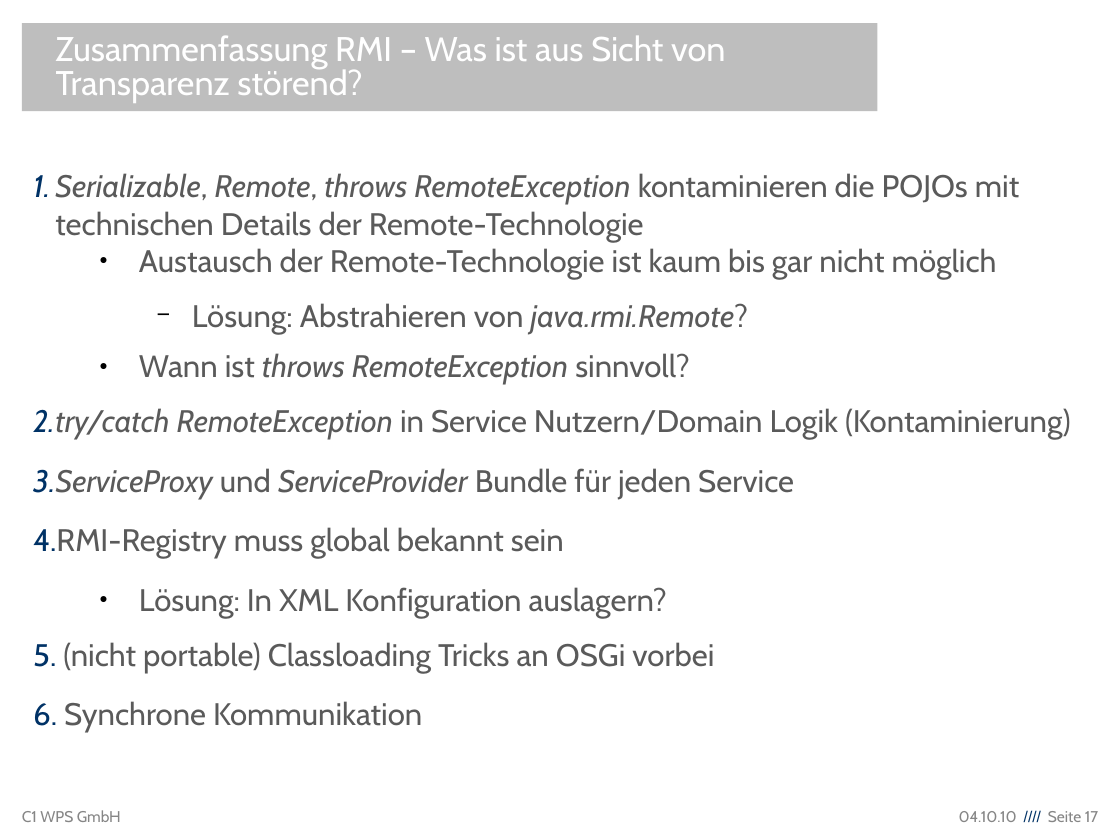
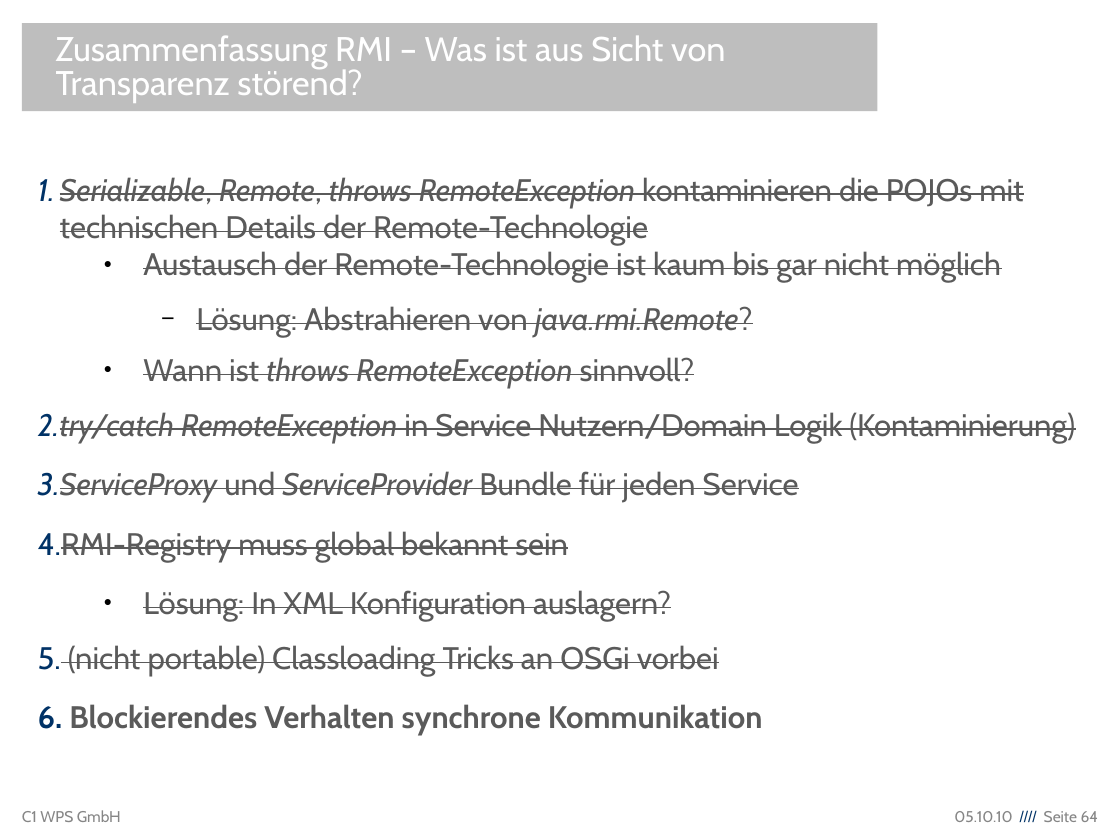
Before and after one commit to lemmy/org.eclipse.ecf.winterschool, a slide deck: slide 64 of org.eclipse.ecf.winterschool/EclipseCommunicationFramework.odp (slide 17 before the commit). Drawn at 1120x840 pixels with LibreOffice and Linux fonts; fonts in the diff are those of the drawing; background and template pictures are left out. Boxes give left, top, right and bottom in pixels: in the first picture for what was removed or moved away, otherwise in the second. Text is boxed around its words. In the diff, an @@ line names an element or a change of style, - is before the commit and + after.

```diff
--- a/org.eclipse.ecf.winterschool/EclipseCommunicationFramework.odp
+++ b/org.eclipse.ecf.winterschool/EclipseCommunicationFramework.odp
@@ text at [38,177,1075,676]: strikethrough on @@
@@ text at [69,704,763,736]: text changed; bold on @@
-6. Synchrone Kommunikation
+6. Blockierendes Verhalten synchrone Kommunikation
@@ text at [954,811,1099,822]: text changed @@
-04.10.10 //// Seite 17
+05.10.10 //// Seite 64
```
Also in this commit, not shown: 22 other slides changed, 8 slides added, 3 slides removed.
